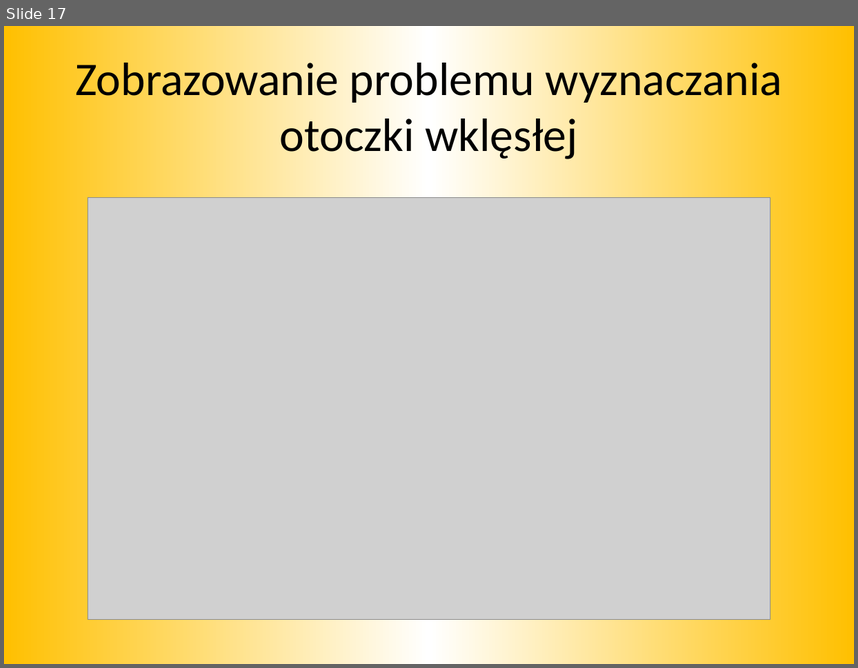
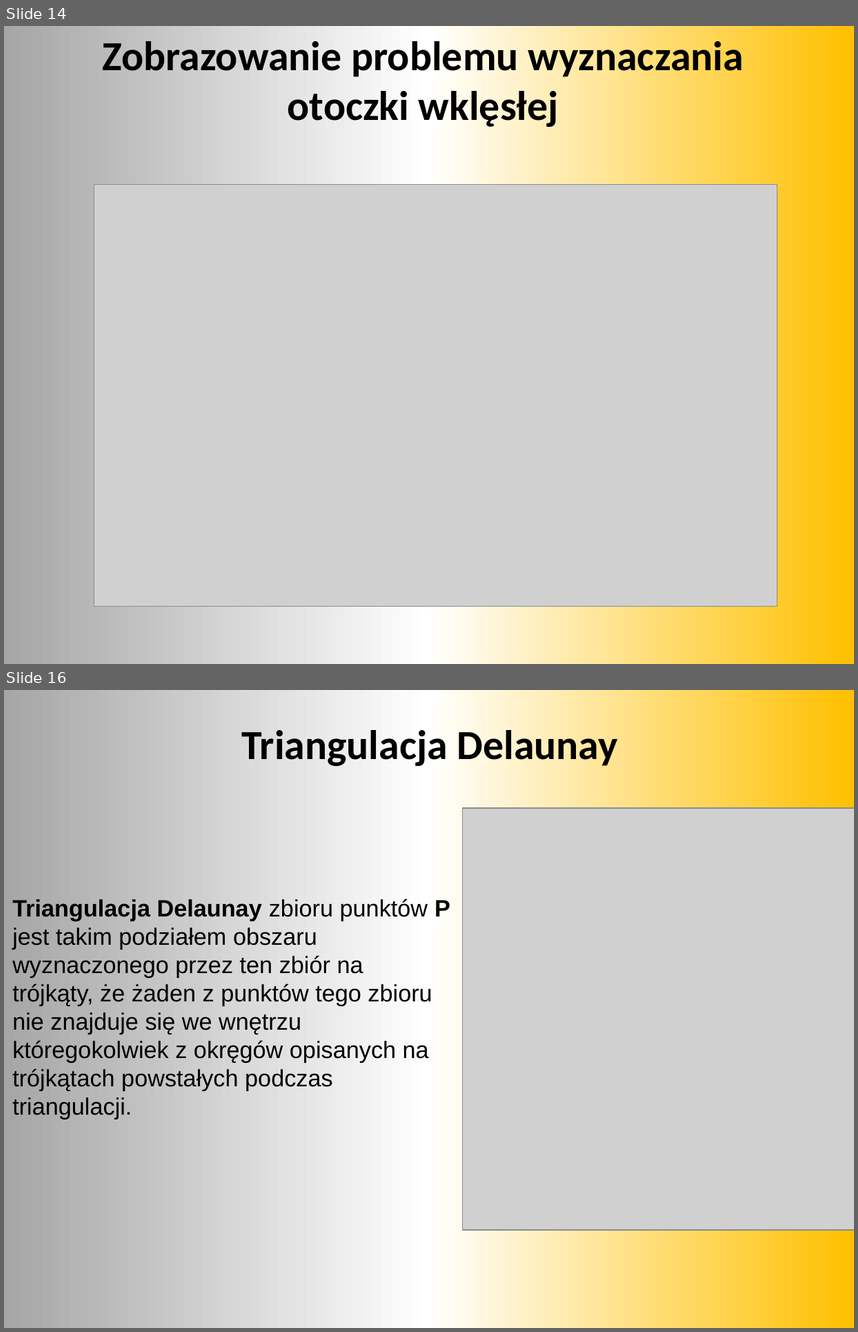
Before and after one commit to mkapiczy/DronVision, a slide deck: Dokumenty/Obrona/Prezentacja.pptx. Shown one above the other, each under a label of ours: slide 17 before the commit, slides 14 and 16 after it; the slides between them are not shown. The pictures are 858x668 and 858x1332 pixels, drawn with LibreOffice and Linux fonts; fonts in the diff are those of the drawing; grey boxes stand for pictures. Boxes give left, top, right and bottom in pixels: in the first picture for what was removed or moved away, otherwise in the second. Text is boxed around its words. In the diff, an @@ line names an element or a change of style, - is before the commit and + after.

```diff
--- a/Dokumenty/Obrona/Prezentacja.pptx
+++ b/Dokumenty/Obrona/Prezentacja.pptx
@@ slide 16 added at (4,690,854,1328), background gradient #A6A6A6 to #FFFFFF to #FFC000 @@
@@ title added at (241,725,618,769), 35 pt, text #000000, bold @@
+Triangulacja Delaunay
@@ picture added at (462,808,854,1230) @@
@@ text added at (12,898,450,1119), 20 pt, text #000000 @@
+Triangulacja Delaunay zbioru punktów P jest takim podziałem obszaru wyznaczonego przez ten zbiór na trójkąty, że żaden z punktów tego zbioru nie znajduje się we wnętrzu któregokolwiek z okręgów opisanych na trójkątach powstałych podczas triangulacji.
@@ what was slide 17 is now slide 14 @@
@@ slide 14 changed as well @@
@@ background gradient #FFC000 to #FFFFFF to gradient #A6A6A6 to #FFFFFF to #FFC000 @@
@@ title "Zobrazowanie problemu wyznaczania otoczki wklęsłej": place and size @@
-title "Zobrazowanie problemu wyznaczania otoczki wklęsłej" at (75,56,782,163)
+title "Zobrazowanie problemu wyznaczania otoczki wklęsłej" at (102,36,744,130)
@@ title "Zobrazowanie problemu wyznaczania otoczki wklęsłej" at (102,36,744,130): size 39.6 to 35 pt, bold on @@
@@ picture: place and size @@
-picture at (87,198,770,619)
+picture at (94,184,777,606)
```
Also in this commit, not shown: 16 other slides changed, 9 other slides added, 11 slides removed, 4 other files.
